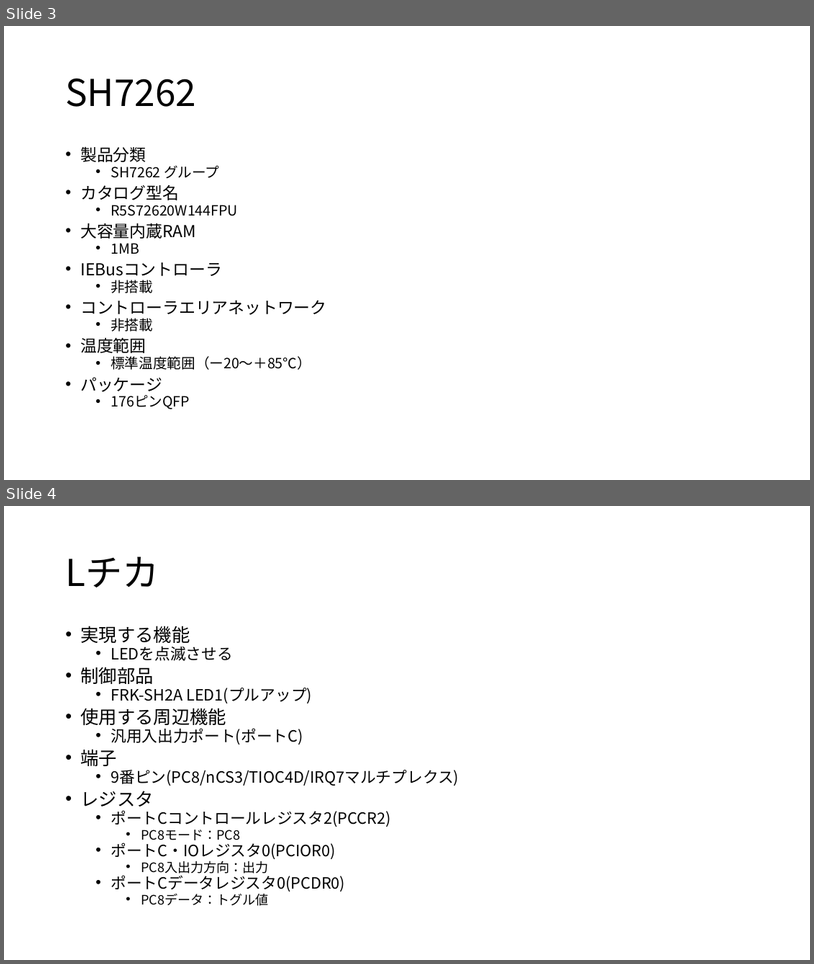
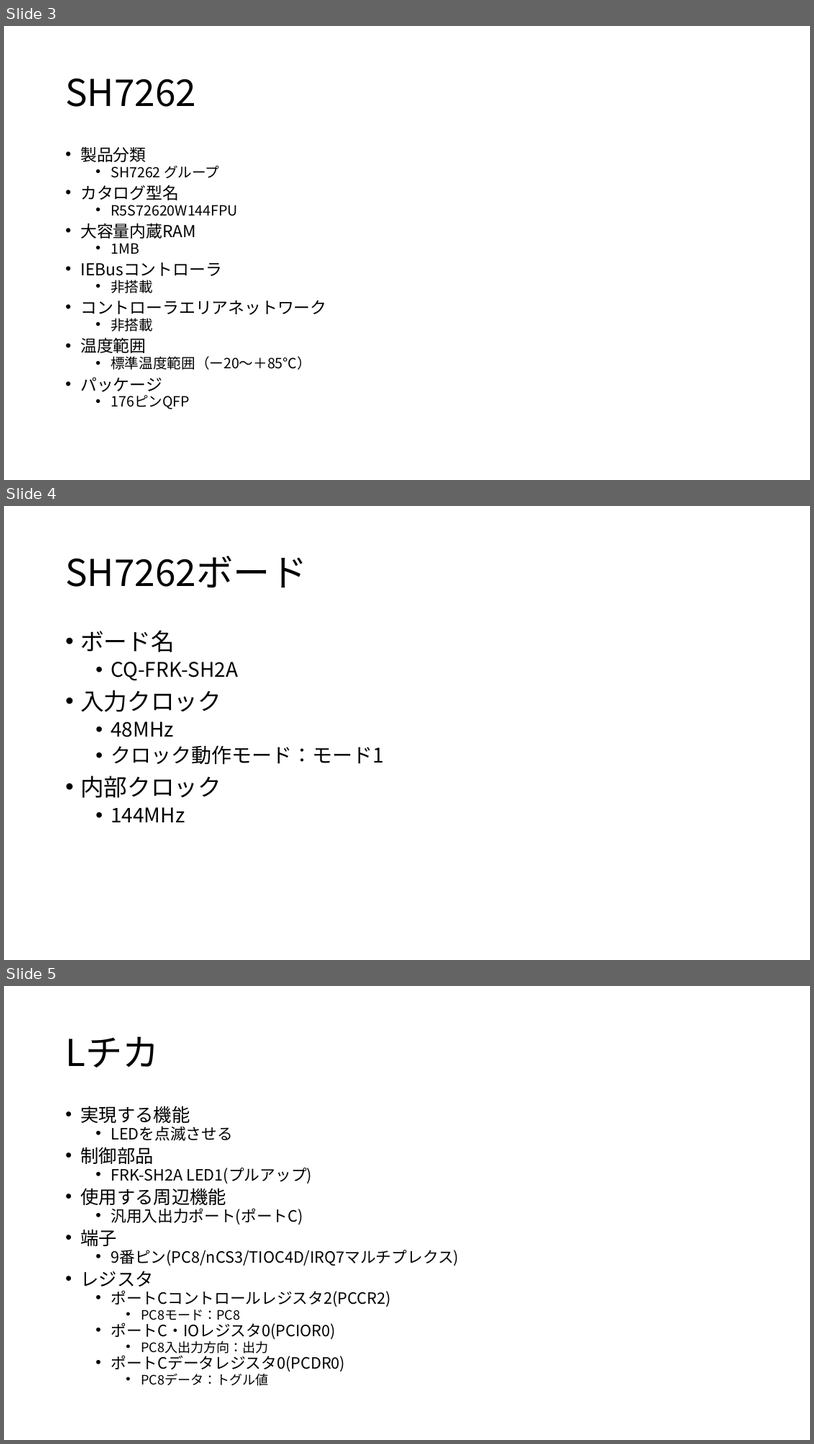
Before and after one commit to moku828/sh7262_an, a slide deck: SH7262アプリケーションノート.pptx. Shown one above the other, each under a label of ours: slides 3 and 4 before the commit, slides 3, 4 and 5 after it. The pictures are 814x964 and 814x1444 pixels, drawn with LibreOffice and Linux fonts; fonts in the diff are those of the drawing. Boxes give left, top, right and bottom in pixels: in the first picture for what was removed or moved away, otherwise in the second. Text is boxed around its words. In the diff, an @@ line names an element or a change of style, - is before the commit and + after.

```diff
--- a/SH7262アプリケーションノート.pptx
+++ b/SH7262アプリケーションノート.pptx
@@ slide 4 added at bbox=[4, 506, 810, 960], background #FFFFFF @@
@@ title added at bbox=[65, 556, 307, 588], 44 pt, text #000000 @@
+SH7262ボード
@@ text added at bbox=[80, 630, 384, 822], 24 pt, text #000000 @@
+• ボード名
+  • CQ-FRK-SH2A
+• 入力クロック
+  • 48MHz
+  • クロック動作モード：モード1
+• 内部クロック
+  • 144MHz
@@ what was slide 4 is now slide 5 @@
```
Also in this commit, not shown: 2 slides changed, 3 other slides added, 4 other files.
